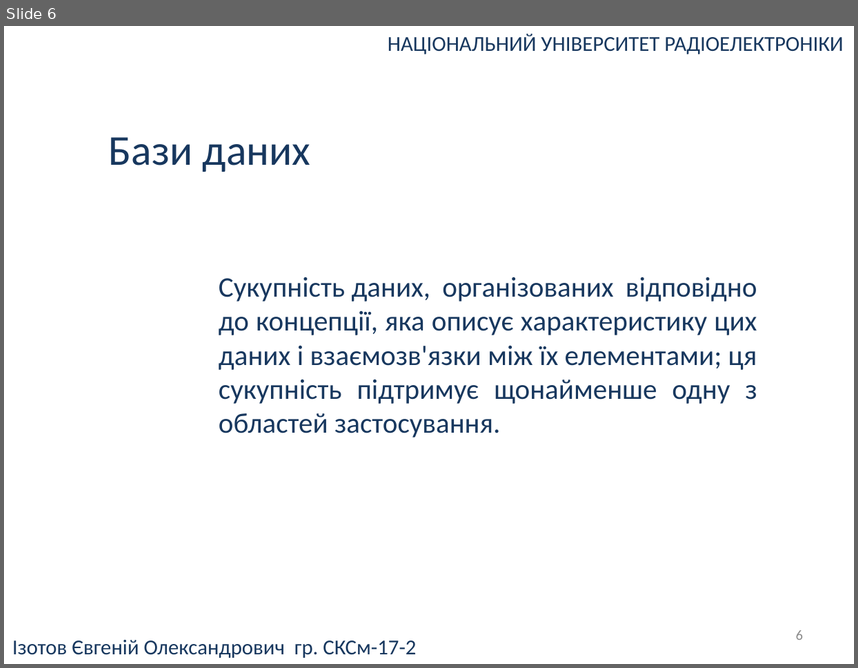
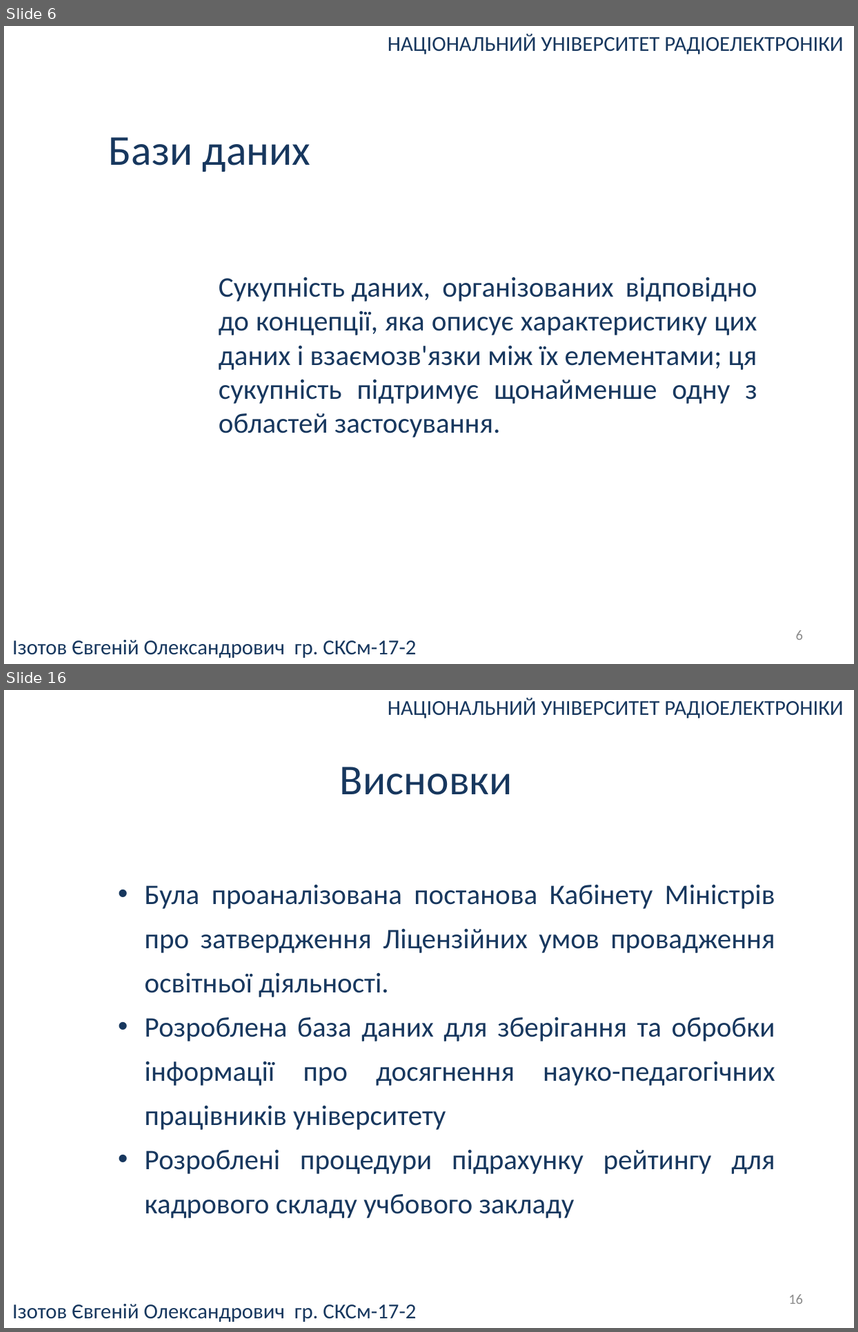
Before and after one commit to UdgineIzotov/diplom-doc, a slide deck: root/Презентация.pptx. Shown one above the other, each under a label of ours: slide 6 before the commit, slides 6 and 16 after it; the slides between them are not shown. The pictures are 858x668 and 858x1332 pixels, drawn with LibreOffice and Linux fonts; fonts in the diff are those of the drawing. Boxes give left, top, right and bottom in pixels: in the first picture for what was removed or moved away, otherwise in the second. Text is boxed around its words. In the diff, an @@ line names an element or a change of style, - is before the commit and + after.

```diff
--- a/root/Презентация.pptx
+++ b/root/Презентация.pptx
@@ slide 16 added at (x1=4, y1=690, x2=854, y2=1328), background #FFFFFF @@
@@ text added at (x1=388, y1=698, x2=843, y2=718), 18 pt, text #17375E @@
+НАЦІОНАЛЬНИЙ УНІВЕРСИТЕТ РАДІОЕЛЕКТРОНІКИ
@@ text added at (x1=340, y1=767, x2=512, y2=795), 36 pt, text #17375E @@
+Висновки
@@ text added at (x1=145, y1=884, x2=775, y2=1218), 24 pt, text #17375E @@
+• Була проаналізована постанова Кабінету Міністрів про затвердження Ліцензійних умов провадження освітньої діяльності.
+• Розроблена база даних для зберігання та обробки інформації про досягнення науко-педагогічних працівників університету
+• Розроблені процедури підрахунку рейтингу для кадрового складу учбового закладу
@@ text added at (x1=12, y1=1303, x2=416, y2=1321), 18 pt, text #17375E @@
+Ізотов Євгеній Олександрович гр. СКСм-17-2
@@ page number added at (x1=789, y1=1294, x2=803, y2=1303), 12 pt, text #8C8C8C @@
+16
```
Also in this commit, not shown: 4 slides changed, 6 other slides added, 2 slides removed, 2 other files.
